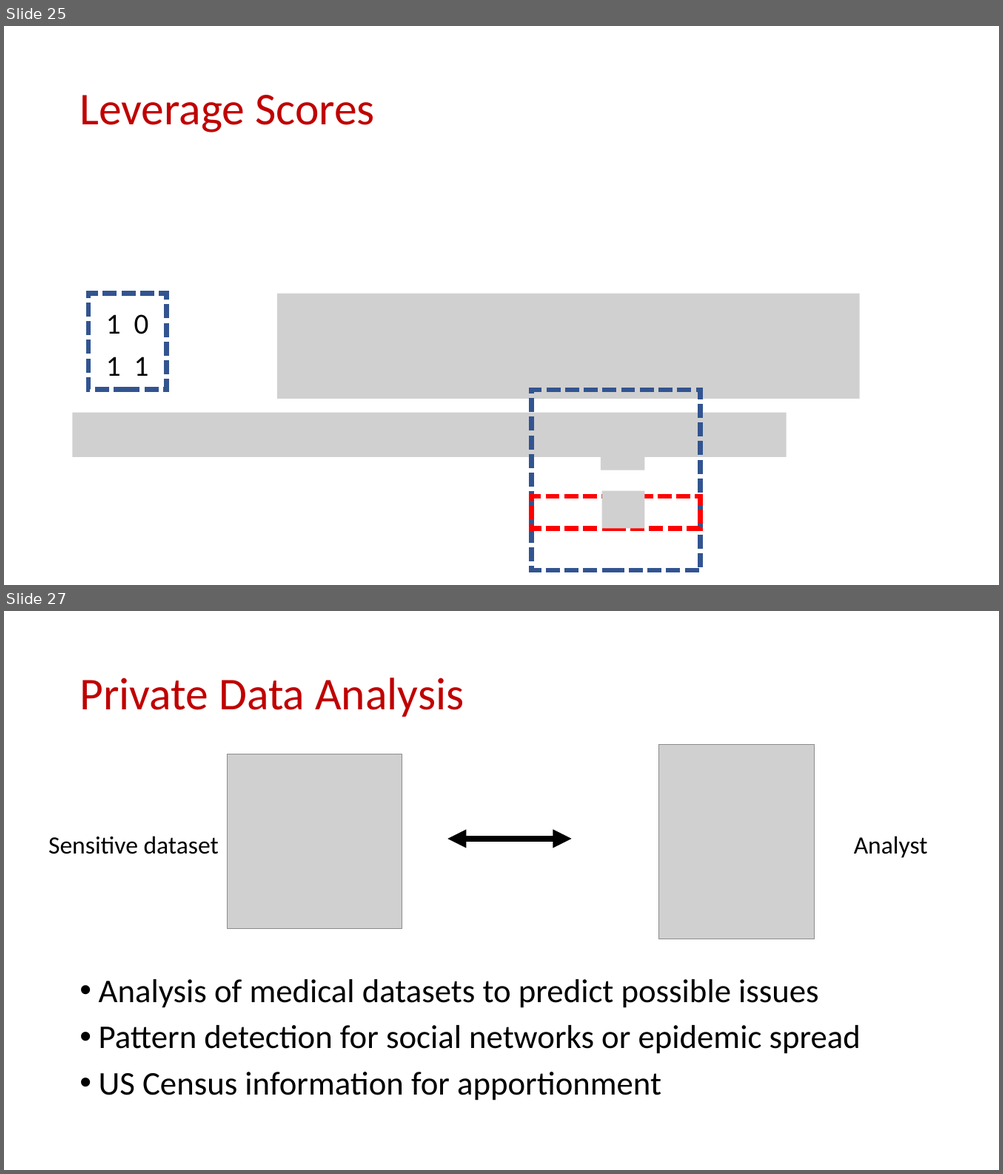
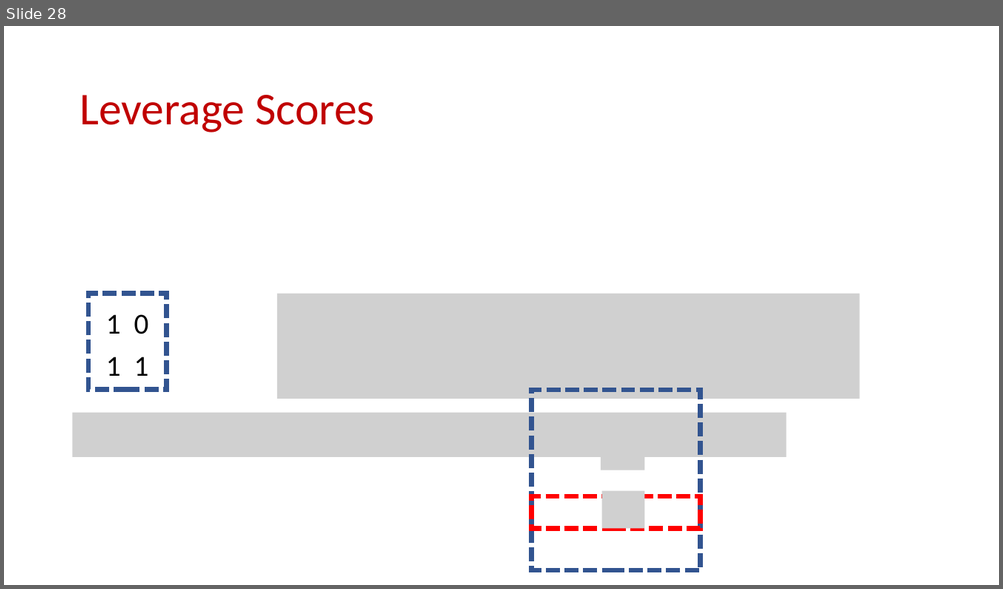
Before and after one commit to samsonzhou/samsonzhou.github.io, a slide deck: CSCE689-23/L31.pptx. Shown one above the other, each under a label of ours: slides 25 and 27 before the commit, slide 28 after it; the slides between them are not shown. The pictures are 1003x1174 and 1003x589 pixels, drawn with LibreOffice and Linux fonts; fonts in the diff are those of the drawing; grey boxes stand for pictures. Boxes give left, top, right and bottom in pixels: in the first picture for what was removed or moved away, otherwise in the second. Text is boxed around its words. In the diff, an @@ line names an element or a change of style, - is before the commit and + after.

```diff
--- a/CSCE689-23/L31.pptx
+++ b/CSCE689-23/L31.pptx
@@ slide 27 removed at [4, 611, 999, 1170], background #FFFFFF @@
@@ title removed at [79, 678, 464, 717] @@
-Private Data Analysis
@@ picture removed at [227, 755, 401, 929] @@
@@ picture removed at [659, 744, 814, 940] @@
@@ text removed at [48, 836, 219, 854] @@
-Sensitive dataset
@@ double arrow removed from (447, 840) to (572, 840) @@
@@ text removed at [854, 836, 928, 858] @@
-Analyst
@@ text removed at [99, 980, 860, 1101] @@
-• Analysis of medical datasets to predict possible issues
-• Pattern detection for social networks or epidemic spread
-• US Census information for apportionment
@@ what was slide 25 is now slide 28 @@
```
Also in this commit, not shown: 3 slides added, 20 other slides removed, 3 other files.
